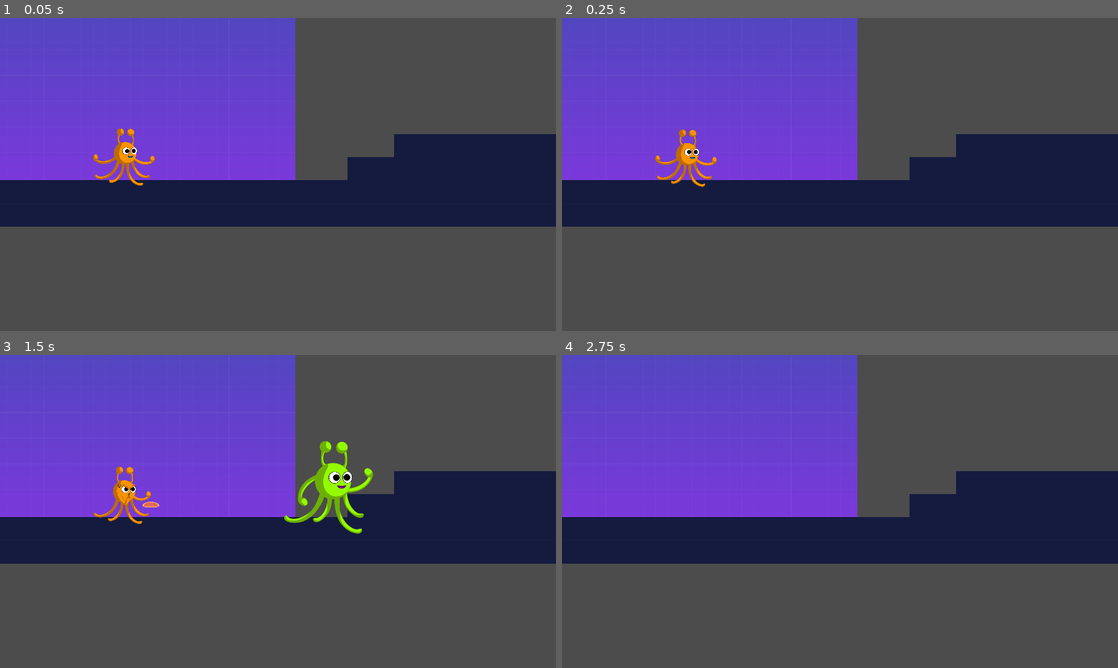
Above: before the commit, frames 1-4 (two rows, left to right).
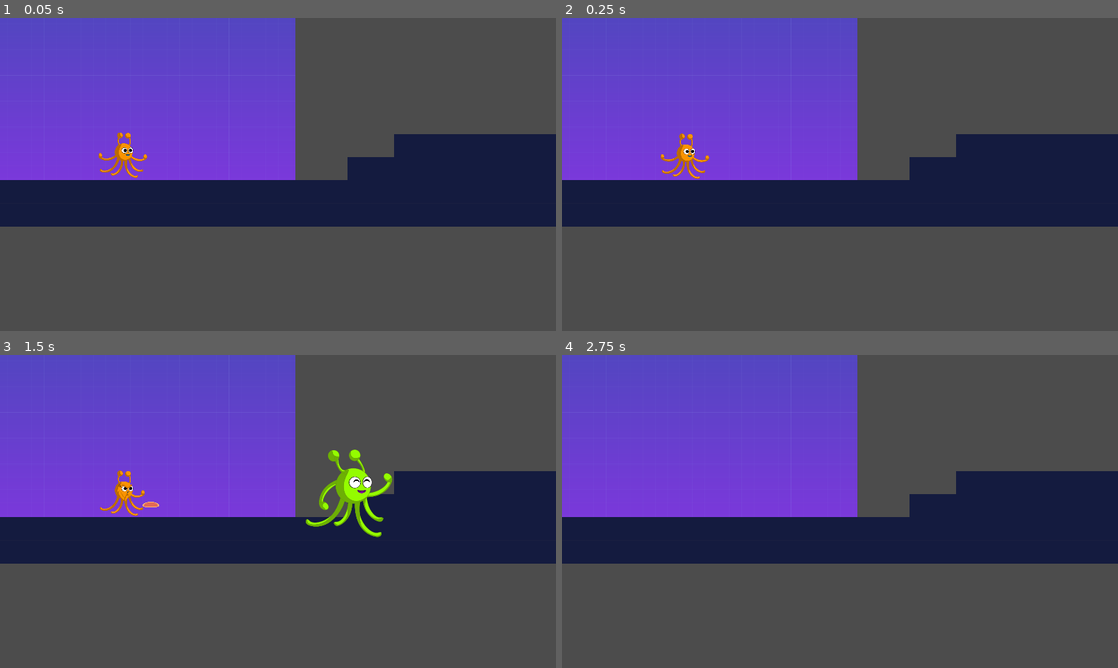
Above: after the commit, the same moments.

Repository: kigari94/IAS
Game: Godot game, scene res://src/Levels/Level01.tscn
Two runs of this game, one before a commit and one after it. Both use one fixed random seed, a clock stepped at 60 frames per second and the inputs below. This scene is started directly instead of the project's main scene.
Inputs:
- Up to frame 1 (0.05 s): no input
- Up to frame 2 (0.25 s): no input
- Up to frame 3 (1.5 s): hold Space (attack) 0.53-1.28 s; hold D (move_right) from 0.53 s (still down); tap W (jump) at 0.77 s; tap Keypad Enter (attack_p2) at 1.35 s
- Up to frame 4 (2.75 s): tap W (jump) at 1.52 s; release D (move_right) at 2.03 s; hold A (move_left) from 2.03 s (still down); hold Left (move_left_p2) from 2.03 s (still down)

The runs differ from the first frame. In frame 1, 0.6% of the frame differs, in the area x 16-28%, y 35-54%; in frame 2, 0.6%; in frame 3, 2.7%, in the area x 16-71%, y 27-59%; in frame 4, nothing differs.

Commit message:
SpriteSheets Player 1 and 2 fixed

Diff:
--- a/src/Actors/Player.tscn
+++ b/src/Actors/Player.tscn
@@ -3,7 +3,7 @@
 [ext_resource path="res://src/Actors/Player.gd" type="Script" id=1]
 [ext_resource path="res://assets/player.png" type="Texture" id=2]
 [ext_resource path="res://assets/Animations/Player/fight/fight/fight_spritesheet_small.png" type="Texture" id=3]
-[ext_resource path="res://assets/Animations/Player/SpriteSheet_Player_1.png" type="Texture" id=4]
+[ext_resource path="res://assets/Animations/Player/Player_1_Animation_SpriteSheet_NEU.png" type="Texture" id=4]
 
 [sub_resource type="OccluderPolygon2D" id=1]
 polygon = PoolVector2Array( -47.7193, -80.1353, -45.552, -86.1556, -40.2541, -93.1392, -32.7889, -96.9922, 32.4715, -96 …(218 unchanged characters)…
@@ -58,11 +58,12 @@
 "times": PoolRealArray( 0, 0.2, 0.4, 0.6, 0.8 ),
 "transitions": PoolRealArray( 1, 1, 1, 1, 1 ),
 "update": 1,
-"values": [ 15, 16, 17, 18, 19 ]
+"values": [ 5, 6, 7, 8, 9 ]
 }
 
 [sub_resource type="Animation" id=10]
 resource_name = "Idle_Animation"
+loop = true
 tracks/0/type = "value"
 tracks/0/path = NodePath("PlayerAnimation:frame")
 tracks/0/interp = 1
@@ -73,7 +74,7 @@
 "times": PoolRealArray( 0, 0.2 ),
 "transitions": PoolRealArray( 1, 1 ),
 "update": 1,
-"values": [ 0, 0 ]
+"values": [ 0, 1 ]
 }
 
 [sub_resource type="Animation" id=8]
@@ -85,10 +86,10 @@
 tracks/0/imported = false
 tracks/0/enabled = true
 tracks/0/keys = {
-"times": PoolRealArray( 0, 0.3 ),
-"transitions": PoolRealArray( 1, 1 ),
-"update": 1,
-"values": [ 10, 11 ]
+"times": PoolRealArray( 0, 0.3, 0.6 ),
+"transitions": PoolRealArray( 1, 1, 1 ),
+"update": 1,
+"values": [ 15, 16, 17 ]
 }
 
 [sub_resource type="Animation" id=5]
@@ -117,6 +118,18 @@
 "update": 0,
 "values": [ 0 ]
 }
+tracks/2/type = "value"
+tracks/2/path = NodePath("PlayerAnimation:offset")
+tracks/2/interp = 1
+tracks/2/loop_wrap = true
+tracks/2/imported = false
+tracks/2/enabled = true
+tracks/2/keys = {
+"times": PoolRealArray( 0 ),
+"transitions": PoolRealArray( 1 ),
+"update": 0,
+"values": [ Vector2( 0, 0 ) ]
+}
 
 [sub_resource type="Animation" id=6]
 resource_name = "Run_Animation"
@@ -131,7 +144,7 @@
 "times": PoolRealArray( 0, 0.4 ),
 "transitions": PoolRealArray( 1, 1 ),
 "update": 1,
-"values": [ 5, 6 ]
+"values": [ 10, 11 ]
 }
 
 [node name="Player" type="KinematicBody2D"]
--- a/src/Actors/Player2.tscn
+++ b/src/Actors/Player2.tscn
@@ -2,7 +2,7 @@
 
 [ext_resource path="res://src/Actors/Player2.gd" type="Script" id=1]
 [ext_resource path="res://assets/player2.png" type="Texture" id=2]
-[ext_resource path="res://assets/Animations/Player/Player_2_Animation_SpriteSheet_.png" type="Texture" id=4]
+[ext_resource path="res://assets/Animations/Player/Player_2_Animation_SpriteSheet_NEU.png" type="Texture" id=3]
 
 [sub_resource type="OccluderPolygon2D" id=1]
 polygon = PoolVector2Array( -47.7193, -80.1353, -45.552, -86.1556, -40.2541, -93.1392, -32.7889, -96.9922, 32.4715, -96 …(218 unchanged characters)…
@@ -157,7 +157,7 @@
 [node name="Player2Animation" type="Sprite" parent="."]
 position = Vector2( -1, -85 )
 scale = Vector2( 0.5, 0.5 )
-texture = ExtResource( 4 )
+texture = ExtResource( 3 )
 hframes = 5
 vframes = 5
 
Binary file added: assets/Animations/Player/Player_1_Animation_SpriteSheet_NEU.png
Not shown, added: assets/Animations/Player/Player_1_Animation_SpriteSheet_NEU.png.import
Binary file added: assets/Animations/Player/Player_2_Animation_SpriteSheet_NEU.png
Not shown, added: assets/Animations/Player/Player_2_Animation_SpriteSheet_NEU.png.import
